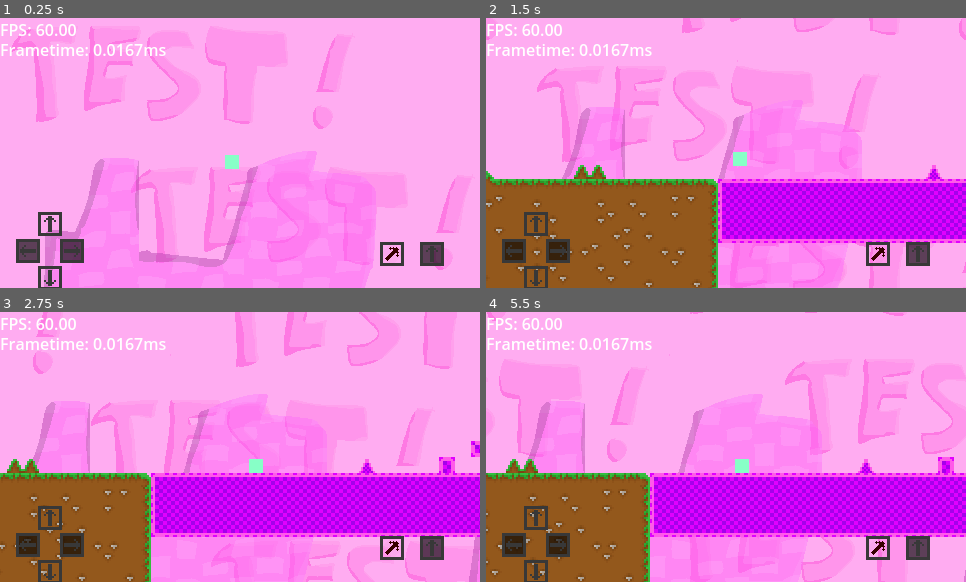
Above: before the commit, frames 1-4 (two rows, left to right).
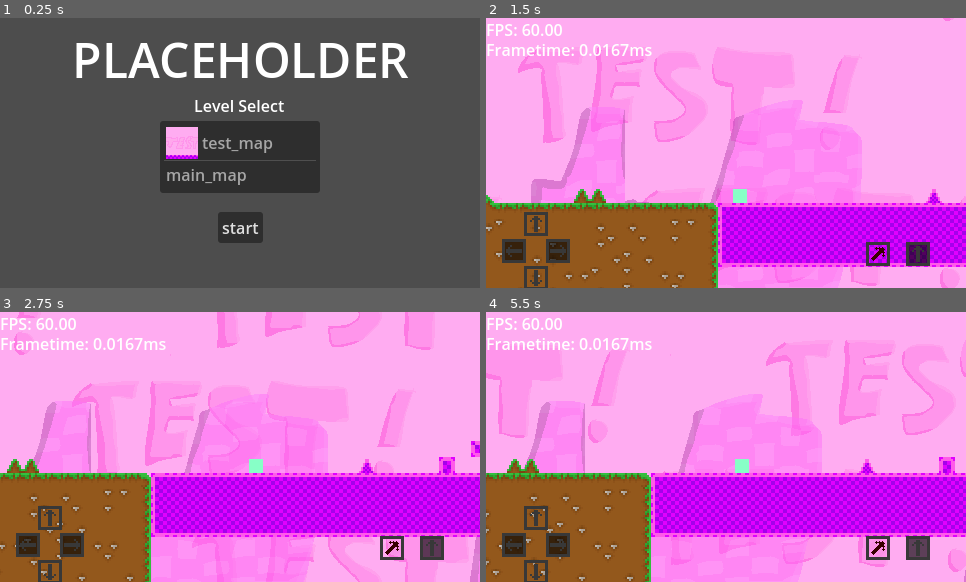
Above: after the commit, the same moments.

Repository: SanekGamer007/GodotPlatformer
Game: Godot game, scene res://Maps/title_map/title_map.tscn
Two runs of this game, one before a commit and one after it. Both use one fixed random seed, a clock stepped at 60 frames per second and the inputs below. Before the commit the project starts from res://Maps/test_map/test_map.tscn.
Inputs (mouse positions are in pixels of both pictures, inside the frame that each line leads up to):
- Up to frame 1 (0.25 s): no input
- Up to frame 2 (1.5 s): click (726, 228) at 0.5 s, where only the run after the commit has a clickable "start"; tap Enter (ui_accept) at 1.25 s; move the mouse to (831, 139) at 1.27 s; hold Right (ui_right) from 1.28 s (still down); hold Enter (ui_accept) from 1.28 s (still down); tap Shift (dash) at 1.35 s; click (831, 139) at 1.42 s
- Up to frame 3 (2.75 s): release Right (ui_right) at 2 s; release Enter (ui_accept) at 2 s; drag from (144, 460) to (273, 465) at 2.02 s
- Up to frame 4 (5.5 s): move the mouse to (774, 387) at 2.77 s; hold Left (ui_left) 2.78-3.5 s; hold Enter (ui_accept) 2.78-3.5 s; tap Shift (dash) at 2.85 s; drag from (702, 501) to (582, 406) at 3.52 s; move the mouse to (870, 487) at 4.27 s; hold Right (ui_right) 4.28-5 s; hold Enter (ui_accept) 4.28-5 s; drag from (582, 406) to (750, 436) at 5.02 s

The runs differ from the first frame. In frame 1, 97% of the frame differs, in the area x 0-100%, y 0-100%; in frame 2, 21%; in frame 3, 5.8%; in frame 4, 9.3%.

Commit message:
add level select

Diff:
--- /dev/null
+++ b/Maps/main_map/main_map.tscn
@@ -0,0 +1,13 @@
+[gd_scene load_steps=4 format=3 uid="uid://dhkgi03agnmmo"]
+
+[ext_resource type="PackedScene" uid="uid://cwsfy2tc4gdg1" path="res://Objects/playernew/player_new.tscn" id="1_qet7x"]
+[ext_resource type="PackedScene" uid="uid://c7e3ttcujv0vl" path="res://Objects/player/player_cam.tscn" id="2_esmqw"]
+[ext_resource type="PackedScene" uid="uid://c8ktiqr5n2mnh" path="res://Objects/touch/touch.tscn" id="3_32sdm"]
+
+[node name="main_map" type="Node2D"]
+
+[node name="Player" parent="." instance=ExtResource("1_qet7x")]
+
+[node name="PlayerCam" parent="Player" instance=ExtResource("2_esmqw")]
+
+[node name="touch" parent="." instance=ExtResource("3_32sdm")]
--- a/Maps/test_map/test_map.tscn
+++ b/Maps/test_map/test_map.tscn
@@ -9,6 +9,7 @@
 [ext_resource type="PackedScene" uid="uid://c8gw3wqry8xi2" path="res://Tiles/objects/objects.tscn" id="7_11nxo"]
 [ext_resource type="Texture2D" uid="uid://co2m5i3nhgs2h" path="res://Maps/test_map/bg/test_bg_parallax1.png" id="8_11nxo"]
 [ext_resource type="Texture2D" uid="uid://dacf6emeuv8nk" path="res://Maps/test_map/bg/test_bg_parallax2.png" id="9_ec4jh"]
+[ext_resource type="PackedScene" uid="uid://c7e3ttcujv0vl" path="res://Objects/player/player_cam.tscn" id="9_hv35n"]
 [ext_resource type="PackedScene" uid="uid://dbk8edbkhbd0e" path="res://Objects/DebugOverlay/debug.tscn" id="10_11nxo"]
 
 [node name="test_map" type="Node2D"]
@@ -67,13 +68,8 @@
 [node name="player" parent="." instance=ExtResource("5_11nxo")]
 unique_name_in_owner = true
 
-[node name="PlayerCam" type="Camera2D" parent="player"]
+[node name="PlayerCam" parent="player" instance=ExtResource("9_hv35n")]
 position = Vector2(8, 8)
-position_smoothing_enabled = true
-drag_horizontal_enabled = true
-drag_vertical_enabled = true
-drag_right_margin = 0.1
-editor_draw_drag_margin = true
 
 [node name="touch" parent="." instance=ExtResource("3_nrpge")]
 
--- /dev/null
+++ b/Maps/title_map/LocalObjects/Button/button.gd
@@ -0,0 +1,16 @@
+extends Button
+var mapselected: int
+const test_map = preload("res://Maps/test_map/test_map.tscn")
+const main_map = preload("res://Maps/main_map/main_map.tscn")
+const maps = {
+	0: test_map,
+	1: main_map,
+}
+
+
+func _on_item_list_item_selected(index: int) -> void:
+	mapselected = index
+
+
+func _on_pressed() -> void:
+	get_tree().change_scene_to_packed(maps.get(mapselected))
--- /dev/null
+++ b/Maps/title_map/title_map.tscn
@@ -0,0 +1,86 @@
+[gd_scene load_steps=4 format=3 uid="uid://drgepco3wkw3a"]
+
+[ext_resource type="Texture2D" uid="uid://duremw7csmym2" path="res://Maps/test_map/test_map_ico.png" id="1_4mn8e"]
+[ext_resource type="Script" uid="uid://bdnloc20rrfcd" path="res://Maps/title_map/LocalObjects/Button/button.gd" id="1_4xhi6"]
+
+[sub_resource type="LabelSettings" id="LabelSettings_4xhi6"]
+font_size = 48
+
+[node name="title_map" type="Control"]
+layout_mode = 3
+anchors_preset = 15
+anchor_right = 1.0
+anchor_bottom = 1.0
+grow_horizontal = 2
+grow_vertical = 2
+
+[node name="Title" type="BoxContainer" parent="."]
+layout_mode = 1
+anchors_preset = -1
+anchor_left = 0.5
+anchor_right = 0.5
+offset_left = -168.5
+offset_top = 8.0
+offset_right = 168.5
+offset_bottom = 67.0
+grow_horizontal = 2
+
+[node name="Label" type="Label" parent="Title"]
+layout_mode = 2
+text = "PLACEHOLDER"
+label_settings = SubResource("LabelSettings_4xhi6")
+horizontal_alignment = 1
+
+[node name="Menu" type="BoxContainer" parent="."]
+layout_mode = 1
+anchors_preset = -1
+anchor_left = 0.5
+anchor_top = 0.75
+anchor_right = 0.5
+anchor_bottom = 0.8
+grow_horizontal = 2
+grow_vertical = 2
+
+[node name="Button" type="Button" parent="Menu"]
+layout_mode = 2
+text = "start
+"
+script = ExtResource("1_4xhi6")
+
+[node name="LevelSelect" type="BoxContainer" parent="."]
+layout_mode = 1
+anchors_preset = 8
+anchor_left = 0.5
+anchor_top = 0.5
+anchor_right = 0.5
+anchor_bottom = 0.5
+offset_left = -80.0
+offset_top = -59.0
+offset_right = 80.0
+offset_bottom = 40.0
+grow_horizontal = 2
+grow_vertical = 2
+
+[node name="VBoxContainer" type="VBoxContainer" parent="LevelSelect"]
+layout_mode = 2
+
+[node name="Label" type="Label" parent="LevelSelect/VBoxContainer"]
+layout_mode = 2
+text = "Level Select"
+horizontal_alignment = 1
+
+[node name="ItemList" type="ItemList" parent="LevelSelect/VBoxContainer"]
+custom_minimum_size = Vector2(160, 72)
+layout_mode = 2
+item_count = 2
+item_0/text = "test_map"
+item_0/icon = ExtResource("1_4mn8e")
+item_1/text = "main_map"
+
+[node name="BoxContainer2" type="BoxContainer" parent="."]
+layout_mode = 0
+offset_right = 40.0
+offset_bottom = 40.0
+
+[connection signal="pressed" from="Menu/Button" to="Menu/Button" method="_on_pressed"]
+[connection signal="item_selected" from="LevelSelect/VBoxContainer/ItemList" to="Menu/Button" method="_on_item_list_item_selected"]
--- /dev/null
+++ b/Objects/player/player_cam.tscn
@@ -0,0 +1,8 @@
+[gd_scene format=3 uid="uid://c7e3ttcujv0vl"]
+
+[node name="PlayerCam" type="Camera2D"]
+position_smoothing_enabled = true
+drag_horizontal_enabled = true
+drag_vertical_enabled = true
+drag_right_margin = 0.1
+editor_draw_drag_margin = true
--- a/Objects/playernew/player_new.gd
+++ b/Objects/playernew/player_new.gd
@@ -115,6 +115,8 @@
 		get_node("Sprite2D").visible = false
 		get_node("DeathEffect").visible = true
 		get_node("DeathEffect").emitting = true
+		if get_node("PlayerCam"):
+			get_node("PlayerCam").global_position = global_position - Vector2(7,7)
 		self.set_physics_process(false)
 		if get_node("../RespawnText"):
 			get_node("../RespawnText").visible = true
@@ -148,6 +150,6 @@
 
 
 
-func _on_hurtbox_body_shape_entered(body_rid: RID, body: Node2D, body_shape_index: int, local_shape_index: int) -> void:
+func _on_hurtbox_body_shape_entered(_body_rid: RID, _body: Node2D, _body_shape_index: int, _local_shape_index: int) -> void:
 	if not isgod:
 		set_state(states.DEAD)
--- a/project.godot
+++ b/project.godot
@@ -11,7 +11,7 @@
 [application]
 
 config/name="platformer_test_Reborn"
-run/main_scene="uid://byushar64hmya"
+run/main_scene="uid://drgepco3wkw3a"
 config/features=PackedStringArray("4.4", "Mobile")
 config/icon="res://icon.svg"
 
Not shown: 1 places in Maps/test_map/test_map.tscn that only renumber resources
Binary file added: Maps/test_map/test_map_ico.png
Not shown, added: Maps/test_map/test_map_ico.png.import
Not shown, added: Maps/title_map/LocalObjects/Button/button.gd.uid
